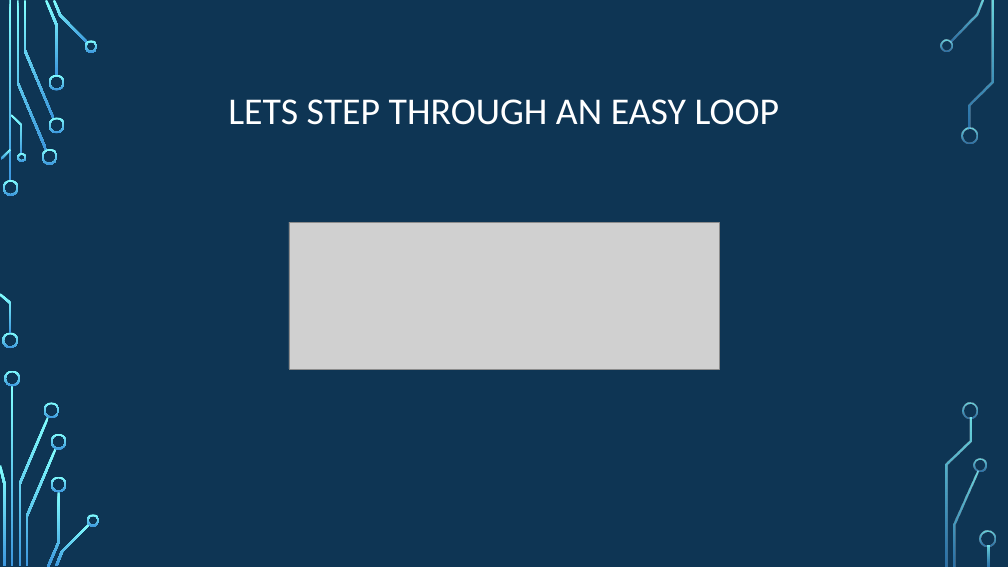
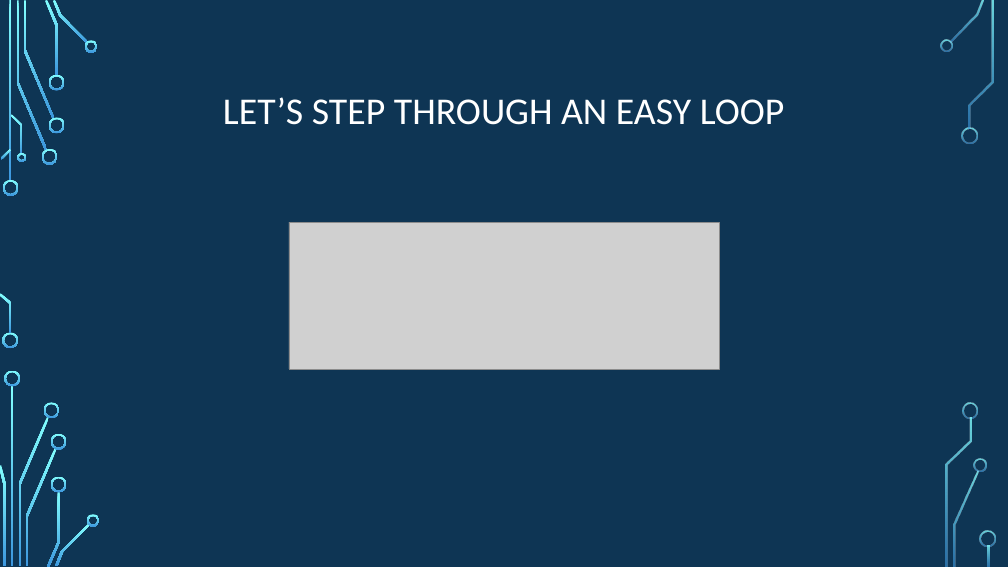
Before and after one commit to psypdt/ZIS_C-_Summer_Course_2019, a slide deck: slide 26 of Day_3/Day_3.pptx (slide 25 before the commit). Drawn at 1008x567 pixels with LibreOffice and Linux fonts; fonts in the diff are those of the drawing; grey boxes stand for pictures; background and template pictures are left out. Boxes give left, top, right and bottom in pixels: in the first picture for what was removed or moved away, otherwise in the second. Text is boxed around its words. In the diff, an @@ line names an element or a change of style, - is before the commit and + after.

```diff
--- a/Day_3/Day_3.pptx
+++ b/Day_3/Day_3.pptx
@@ title at (x1=223, y1=97, x2=785, y2=125): text changed @@
-LETS STEP THROUGH AN EASY LOOP
+LET’S STEP THROUGH AN EASY LOOP
```
Also in this commit, not shown: 7 other slides changed, 18 slides added, 1 other file.
